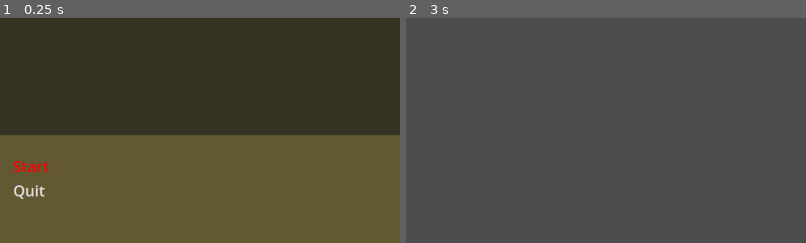
Above: before the commit, frames 1-2 (left to right).
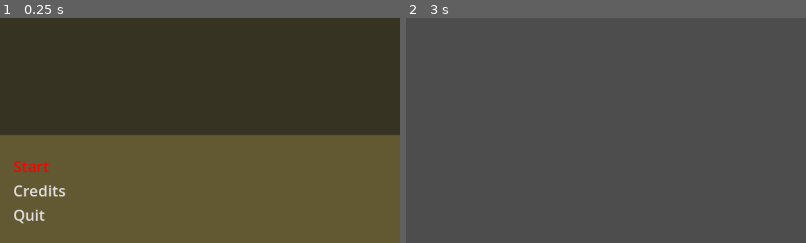
Above: after the commit, the same moments.

Repository: arek-e/brackeys-2024.2
Game: Godot game, scene res://scenes/menu.tscn
Same seed, same stepped clock (60 frames per second), same inputs: the game is played once before the commit and once after it. This scene is started directly instead of the project's main scene.
Inputs (mouse positions are % of the whole screen's width and height, from its top left):
- Up to frame 1 (0.25 s): no input
- Up to frame 2 (3 s): click (7, 88) at 0.5 s, where only the run after the commit has a clickable "Credits"; click "Start" at 1.25 s; click "Start" at 2 s; tap Enter at 2.75 s; hold D (move_right) from 2.78 s (still down); hold Shift (sprint) from 2.78 s (still down)
The pictures show only the part of the screen within x 0-50%, y 50-100%; the shares and areas given below are measured in that part.

The runs differ from the first frame. In frame 1, 0.6% of the frame differs, in the area x 3-17%, y 74-92%; in frame 2, nothing differs.

Commit message:
Added a credits menu

Diff:
--- /dev/null
+++ b/scenes/credits.tscn
@@ -0,0 +1,110 @@
+[gd_scene load_steps=9 format=3 uid="uid://bsod0gf3qs7og"]
+
+[ext_resource type="Script" path="res://scripts/credits.gd" id="1_11cjh"]
+[ext_resource type="Texture2D" uid="uid://bswhrkypy0q1l" path="res://assets/creator_profiles/git_anton.png" id="2_gjgl1"]
+[ext_resource type="Texture2D" uid="uid://d3s7txve2mlnu" path="res://assets/creator_profiles/git_alex.png" id="3_mcrvj"]
+
+[sub_resource type="StyleBoxEmpty" id="StyleBoxEmpty_137ya"]
+
+[sub_resource type="StyleBoxEmpty" id="StyleBoxEmpty_hr0do"]
+
+[sub_resource type="StyleBoxEmpty" id="StyleBoxEmpty_o1bv2"]
+
+[sub_resource type="StyleBoxEmpty" id="StyleBoxEmpty_0pfg4"]
+
+[sub_resource type="StyleBoxEmpty" id="StyleBoxEmpty_e6x7i"]
+
+[node name="Menu" type="Control"]
+layout_mode = 3
+anchors_preset = 15
+anchor_right = 1.0
+anchor_bottom = 1.0
+grow_horizontal = 2
+grow_vertical = 2
+script = ExtResource("1_11cjh")
+
+[node name="MarginContainer" type="MarginContainer" parent="."]
+layout_mode = 1
+anchors_preset = 2
+anchor_top = 1.0
+anchor_bottom = 1.0
+offset_left = 10.0
+offset_top = -41.0
+offset_right = 55.0
+offset_bottom = -1.0
+grow_vertical = 0
+
+[node name="VBoxContainer" type="VBoxContainer" parent="MarginContainer"]
+layout_mode = 2
+
+[node name="BackButton" type="Button" parent="MarginContainer/VBoxContainer"]
+layout_mode = 2
+theme_override_colors/font_focus_color = Color(1, 0, 0, 1)
+theme_override_styles/focus = SubResource("StyleBoxEmpty_137ya")
+theme_override_styles/disabled = SubResource("StyleBoxEmpty_hr0do")
+theme_override_styles/hover = SubResource("StyleBoxEmpty_o1bv2")
+theme_override_styles/pressed = SubResource("StyleBoxEmpty_0pfg4")
+theme_override_styles/normal = SubResource("StyleBoxEmpty_e6x7i")
+text = "Back"
+
+[node name="avatar_1" type="Sprite2D" parent="."]
+position = Vector2(126, 131)
+scale = Vector2(0.205, 0.205)
+texture = ExtResource("2_gjgl1")
+
+[node name="label_1" type="Label" parent="."]
+layout_mode = 0
+offset_left = 196.0
+offset_top = 87.0
+offset_right = 620.0
+offset_bottom = 169.0
+theme_override_font_sizes/font_size = 22
+text = "Anton 	    Lindén
+https://github.com/anton-linden"
+vertical_alignment = 1
+
+[node name="avatar_2" type="Sprite2D" parent="."]
+position = Vector2(127, 234)
+scale = Vector2(0.205435, 0.205435)
+texture = ExtResource("3_mcrvj")
+
+[node name="label_2" type="Label" parent="."]
+layout_mode = 0
+offset_left = 193.0
+offset_top = 194.0
+offset_right = 617.0
+offset_bottom = 276.0
+theme_override_font_sizes/font_size = 22
+text = "Alexander     Eklund
+https://github.com/arek-e"
+vertical_alignment = 1
+
+[node name="avatar_3" type="Sprite2D" parent="."]
+visible = false
+position = Vector2(127, 340)
+scale = Vector2(0.205, 0.205)
+texture = ExtResource("3_mcrvj")
+
+[node name="label_3" type="Label" parent="."]
+visible = false
+layout_mode = 0
+offset_left = 191.0
+offset_top = 297.0
+offset_right = 615.0
+offset_bottom = 379.0
+theme_override_font_sizes/font_size = 22
+text = "Alexander     Eklund
+https://github.com/arek-e"
+vertical_alignment = 1
+
+[node name="ColorRect" type="ColorRect" parent="."]
+modulate = Color(0.259403, 0.188392, 0.135481, 1)
+z_index = -2
+layout_mode = 1
+anchors_preset = 15
+anchor_right = 1.0
+anchor_bottom = 1.0
+grow_horizontal = 2
+grow_vertical = 2
+
+[connection signal="pressed" from="MarginContainer/VBoxContainer/BackButton" to="." method="_on_back_button_pressed"]
--- a/scenes/menu.tscn
+++ b/scenes/menu.tscn
@@ -41,7 +41,6 @@
 alignment = 0
 
 [node name="CreditsButton" type="Button" parent="MarginContainer/VBoxContainer"]
-visible = false
 layout_mode = 2
 theme_override_colors/font_focus_color = Color(1, 0, 0, 1)
 theme_override_font_sizes/font_size = 22
--- /dev/null
+++ b/scripts/credits.gd
@@ -0,0 +1,7 @@
+extends Node
+
+func _ready():
+	$MarginContainer/VBoxContainer/BackButton.grab_focus()
+
+func _on_back_button_pressed():
+	get_tree().change_scene_to_file("res://scenes/menu.tscn")
--- a/scripts/main_menu.gd
+++ b/scripts/main_menu.gd
@@ -6,5 +6,8 @@
 func _on_start_button_pressed():
 	get_tree().change_scene_to_file("res://scenes/main.tscn")
 
+func _on_options_button_pressed():
+	get_tree().change_scene_to_file("res://scenes/credits.tscn")
+
 func _on_quit_button_pressed():
 	get_tree().quit()
Binary file added: assets/creator_profiles/git_alex.png
Not shown, added: assets/creator_profiles/git_alex.png.import
Binary file added: assets/creator_profiles/git_anton.png
Not shown, added: assets/creator_profiles/git_anton.png.import
